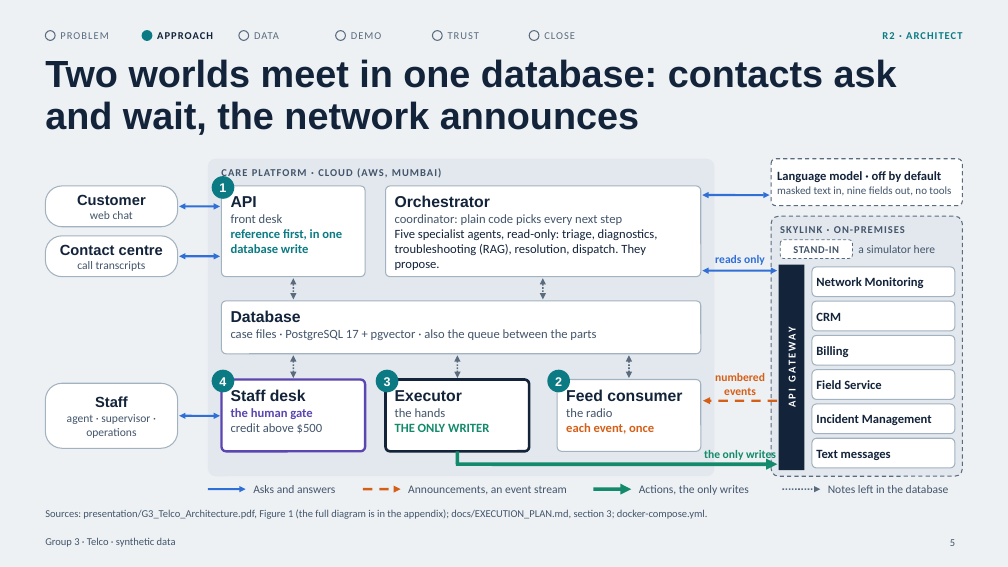
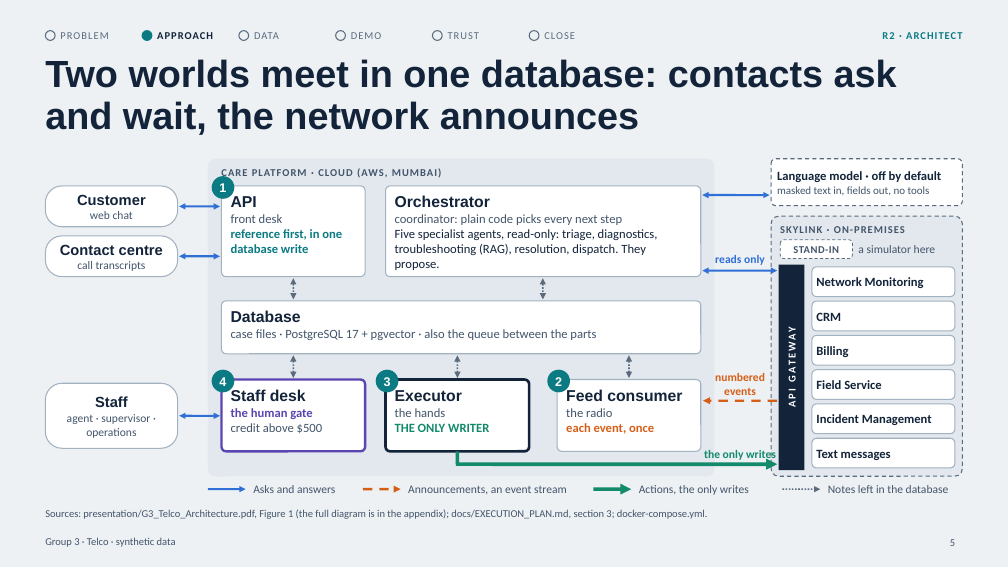
Before and after one commit to cybervava/capstone_telecom, a slide deck: slide 5 of presentation/G3_Telco_Presentation.pptx. Drawn at 1008x567 pixels with LibreOffice and Linux fonts; fonts in the diff are those of the drawing. Boxes give left, top, right and bottom in pixels: in the first picture for what was removed or moved away, otherwise in the second. Text is boxed around its words. In the diff, an @@ line names an element or a change of style, - is before the commit and + after.

```diff
--- a/presentation/G3_Telco_Presentation.pptx
+++ b/presentation/G3_Telco_Presentation.pptx
@@ text at bbox=[777, 186, 930, 195]: text changed @@
-masked text in, nine fields out, no tools
+masked text in, fields out, no tools
```
Also in this commit, not shown: 11 other slides changed, 30 other files.
